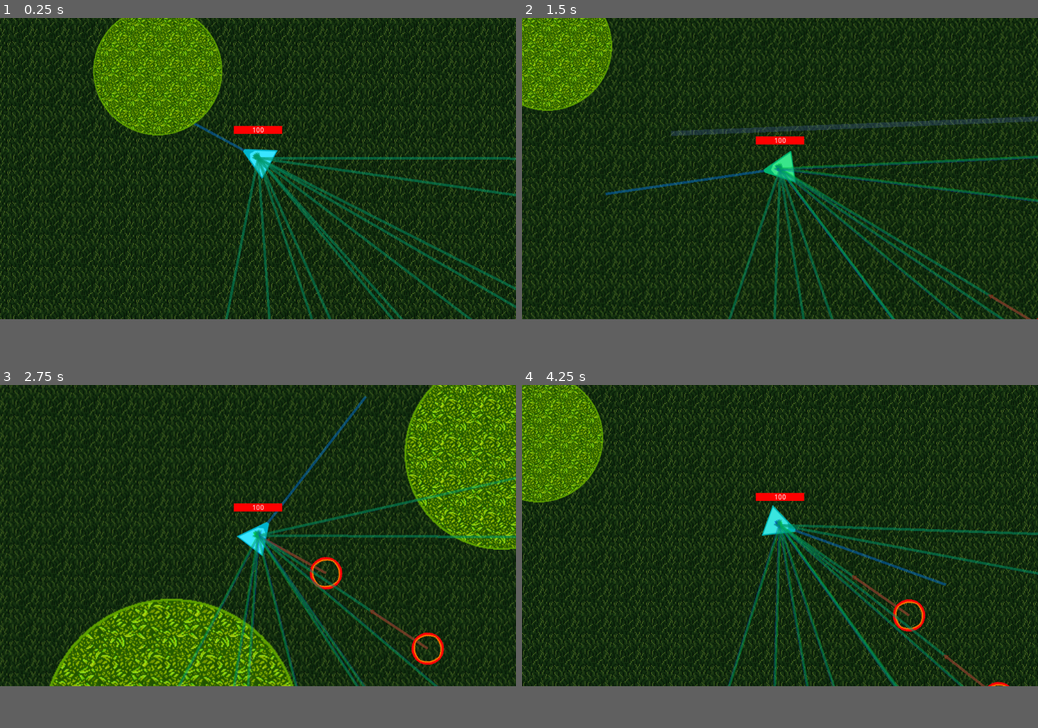
Above: before the commit, frames 1-4 (two rows, left to right).
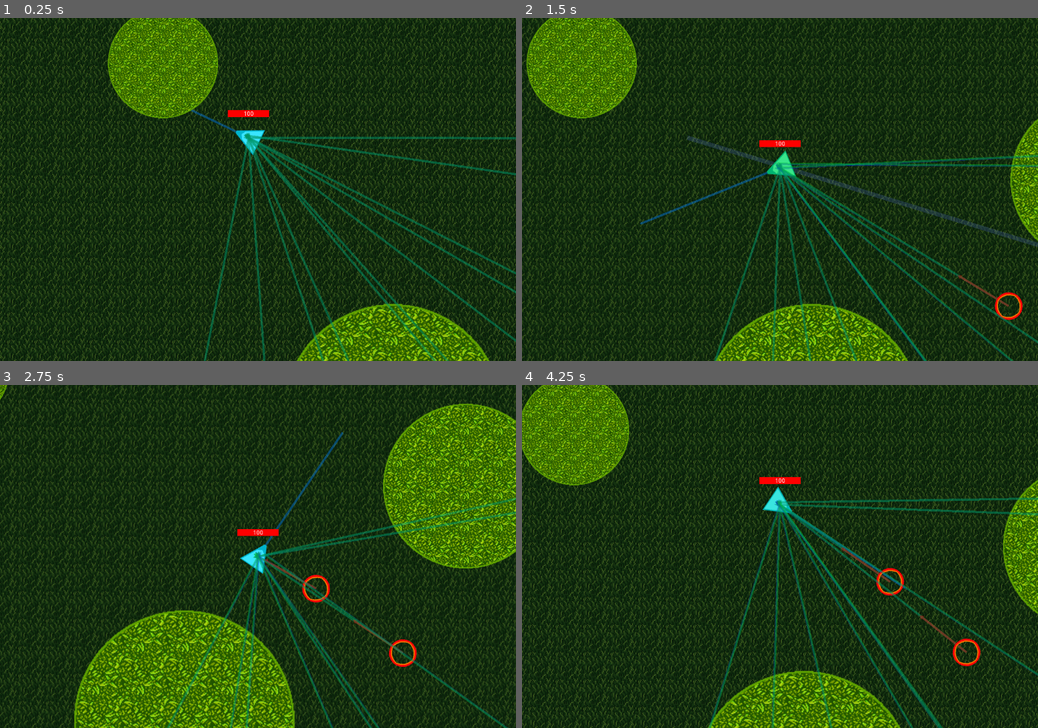
Above: after the commit, the same moments.

Repository: concernedsyndicate/AI
Game: Godot game, scene res://Scenes/MainScene.tscn
The game is run twice, just before and just after one commit, with the same random seed, the same clock (stepped at 60 frames per second) and the same inputs. Before the commit the project starts from res://MainScene.tscn.
Inputs (mouse positions are in pixels of both pictures, inside the frame that each line leads up to):
- Up to frame 1 (0.25 s): no input
- Up to frame 2 (1.5 s): tap Enter at 0.5 s; move the mouse to (893, 155) at 0.52 s; hold Right (right) 0.53-1.28 s; click (893, 155) at 0.67 s; move the mouse to (676, 182) at 1.27 s; hold S (down) from 1.28 s (still down)
- Up to frame 3 (2.75 s): move the mouse to (309, 470) at 2.02 s; release S (down) at 2.03 s; hold Right (right) from 2.03 s (still down)
- Up to frame 4 (4.25 s): move the mouse to (754, 594) at 2.77 s; release Right (right) at 2.78 s; hold Up (up) 2.78-3.53 s; click (754, 594) at 2.92 s; move the mouse to (934, 580) at 3.52 s; hold Left (left) from 3.53 s (still down)
The window is 800x468 before the commit and 800x533 after it. Grey fills any space a smaller window leaves; there, only what the larger window draws over its background counts as a difference.

The runs differ from the first frame. In frame 1, 34% of the frame differs, in the area x 0-100%, y 0-100%; in frame 2, 31%; in frame 3, 38%; in frame 4, 36%.

Commit message:
Obstacle avoidance

Diff:
--- a/MainScene.tscn
+++ b/Scenes/MainScene.tscn
@@ -70,7 +70,6 @@
 rotation_speed = 2.5
 
 [node name="Obstacles" type="Node2D" parent="."]
-editor/display_folded = true
 
 [node name="Obstacle" parent="Obstacles" instance=ExtResource( 4 )]
 position = Vector2( 379.234, 105.524 )
@@ -166,7 +165,6 @@
 radius = 16
 
 [node name="Monsters" type="Node2D" parent="."]
-editor/display_folded = true
 
 [node name="Monster" parent="Monsters" instance=ExtResource( 5 )]
 position = Vector2( 1541.11, 769.45 )
--- /dev/null
+++ b/Scenes/TestScene.tscn
@@ -0,0 +1,82 @@
+[gd_scene load_steps=10 format=2]
+
+[ext_resource path="res://Sprites/Background.png" type="Texture" id=1]
+[ext_resource path="res://Scripts/MapSettings.gd" type="Script" id=2]
+[ext_resource path="res://Nodes/Player.tscn" type="PackedScene" id=3]
+[ext_resource path="res://Nodes/Obstacle.tscn" type="PackedScene" id=4]
+[ext_resource path="res://Nodes/Monster.tscn" type="PackedScene" id=5]
+
+[sub_resource type="RectangleShape2D" id=1]
+
+custom_solver_bias = 0.0
+extents = Vector2( 1, 1 )
+
+[sub_resource type="RectangleShape2D" id=2]
+
+custom_solver_bias = 0.0
+extents = Vector2( 1, 1 )
+
+[sub_resource type="RectangleShape2D" id=3]
+
+custom_solver_bias = 0.0
+extents = Vector2( 1, 1 )
+
+[sub_resource type="RectangleShape2D" id=4]
+
+custom_solver_bias = 0.0
+extents = Vector2( 1, 1 )
+
+[node name="Game" type="Node2D"]
+
+[node name="Background" type="Sprite" parent="."]
+z_index = -4096
+texture = ExtResource( 1 )
+centered = false
+region_enabled = true
+region_rect = Rect2( 0, 0, 3000, 3000 )
+_sections_unfolded = [ "Offset", "Region", "Transform", "Z Index" ]
+
+[node name="MapBoundary" type="StaticBody2D" parent="."]
+editor/display_folded = true
+input_pickable = false
+collision_layer = 1
+collision_mask = 1
+constant_linear_velocity = Vector2( 0, 0 )
+constant_angular_velocity = 0.0
+physics_material_override = null
+script = ExtResource( 2 )
+_sections_unfolded = [ "Collision" ]
+bounds = Rect2( 0, 0, 3000, 3000 )
+
+[node name="Edge" type="CollisionShape2D" parent="MapBoundary"]
+shape = SubResource( 1 )
+_sections_unfolded = [ "shape" ]
+
+[node name="Edge2" type="CollisionShape2D" parent="MapBoundary"]
+shape = SubResource( 2 )
+_sections_unfolded = [ "shape" ]
+
+[node name="Edge3" type="CollisionShape2D" parent="MapBoundary"]
+shape = SubResource( 3 )
+_sections_unfolded = [ "shape" ]
+
+[node name="Edge4" type="CollisionShape2D" parent="MapBoundary"]
+shape = SubResource( 4 )
+_sections_unfolded = [ "shape" ]
+
+[node name="Player" parent="." instance=ExtResource( 3 )]
+position = Vector2( 578, 279 )
+speed = 350
+rotation_speed = 2.5
+
+[node name="Obstacles" type="Node2D" parent="."]
+
+[node name="Obstacle" parent="Obstacles" instance=ExtResource( 4 )]
+position = Vector2( 1066.34, 507.801 )
+_sections_unfolded = [ "Collision", "Material" ]
+
+[node name="Monsters" type="Node2D" parent="."]
+
+[node name="Monster" parent="Monsters" instance=ExtResource( 5 )]
+position = Vector2( 1541.11, 769.45 )
+_sections_unfolded = [ "Collision", "Transform" ]
--- a/Scripts/Monster.gd
+++ b/Scripts/Monster.gd
@@ -9,7 +9,6 @@
 var to_target = Vector2(0,0)
 var to_target_heading = Vector2(0,0)
 var is_damaging = -100
-var min_detection_box_length = 400
 var radius = 32 #
 
 func _ready():
@@ -42,8 +41,6 @@
 	return desired_velocity - velocity
 
 func flee(target_position):
-	# only flee if the target is within 'panic distance'. Work in distance
-	# squared space.
 	var panic_distance_sq = 300.0 * 300.0;
 	if vec_to_distance_sq(self.position, target_position) > panic_distance_sq:
 		return Vector2(0,0)
@@ -55,97 +52,68 @@
 func arrive(target_position, deceleration):
 	var dist = to_target.length()
 	if dist > 0:
-		#because Deceleration is enumerated as an int, this value is required
-		#to provide fine tweaking of the deceleration.
 		var deceleration_tweaker = 0.3
-		#calculate the speed required to reach the target given the desired deceleration
 		var speed = dist / deceleration * deceleration_tweaker
-		#make sure the velocity does not exceed the max
+
 		speed = clamp(speed, 0, max_speed)
-		#from here proceed just like Seek except we don't need to normalize the to_target vector
-		#because we have already gone to the trouble of calculating its length: dist.
 		desired_velocity = to_target * speed / dist
+
 		return desired_velocity - velocity
 	return Vector2(0,0)
 
 func pursuit(target_position):
-#if the evader is ahead and facing the agent then we can just seek for the evader's current position.
 	var relative_heading = velocity.dot(target.velocity)
-	if to_target.dot(velocity) > 0 and relative_heading < -0.95: #acos(0.95)=18 degs
-		return seek(target_position)
-	#Not considered ahead so we predict where the evader will be.
-	#the look-ahead time is proportional to the distance between the evader
-	#and the pursuer; and is inversely proportional to the sum of the
-	#agents' velocities
+
+	if to_target.dot(velocity) > 0 and relative_heading < -0.95: return seek(target_position)
+
 	var look_ahead_time = to_target.length() / (max_speed + target.speed)
-	#now seek to the predicted future position of the evader
 	return seek(target_position + target.velocity * look_ahead_time)
 
-func obstacle_avoidance(obstacles): #przy wywolaniu get_tree().get_nodes_in_group("obstacles")
+const MIN_DETECTION_BOX_LENGTH = 200
+const BRAKING_WEIGHT = 0.2
 
-	#length ~ velocity, min = 400
-	var detection_box_length = min_detection_box_length + (speed/max_speed) * min_detection_box_length
+var avoided
 
+func obstacle_avoidance(obstacles):
+	var detection_box_length = MIN_DETECTION_BOX_LENGTH + (speed/max_speed) * MIN_DETECTION_BOX_LENGTH
 
-	#tag all obstacles within range of the box for processing -
-#	m_pVehicle->World()->TagObstaclesWithinViewRange(m_pVehicle, detection_box_length)
-
-	#for keeping track of the closest intersecting obstacle (CIB)
+	var dist_to_closest_ip = INF
 	var closest_intersecting_obstacle
-
-	#for tracking the distance to CIB
-	var dist_to_closest_ip = 99999999999999999999999999999999999999.0 # jak w godocie jest maxvalue?
-
-	#for recording transformed local coordinates of the CIB
 	var local_pos_of_closest_obstacle = Vector2()
 
 	for obstacle in obstacles:
-		#proceed if obstacle tagged within range
-		if (obstacle.global_position - global_position).length_squared() < detection_box_length:
-			#calculate this obstacle's position in local space
-			#var LocalPos = Vector2(PointToLocalSpace(obstacle.position, velocity, m_pVehicle->Side(), m_pVehicle->Pos()))
-			#po co tej funkcji z ksiazki bylo side i vel?
-			var local_pos = obstacle.global_position - global_position
-			#if local_pos has a negative x value then it lays behind agent (and can be ignored)
-			if (local_pos.x >= 0):
-				#potential intersection if dist. from x axis to obj_pos < its radius + half width of detection box
+		if (obstacle.global_position - global_position).length_squared() < detection_box_length * detection_box_length:
+			var local_pos = (obstacle.global_position - global_position).rotated(-rotation)
+
+			if local_pos.x >= 0:
 				var expanded_radius = obstacle.radius + radius
-				if (abs(local_pos.y) < expanded_radius):
-					#Line/circle intersection test. Center of circle = (cX, cY).
-					#intersection points given by the formula x = cX +/-sqrt(r^2-cY^2) for y=0.
-					#only need to look at the smallest positive value of x bec that will be the closest point of intersection.
+
+				if abs(local_pos.y) < expanded_radius:
 					var cX = local_pos.x
 					var cY = local_pos.y
-					#only need to calculate the sqrt part of the above equation once
 					var sqrt_part = sqrt(expanded_radius*expanded_radius - cY*cY)
 
 					var ip = cX - sqrt_part
-					if (ip <= 0):
-						ip = cX + sqrt_part
-					#test to see if this is the closest so far. If it is, keep a
-					#record of the obstacle and its local coordinates
-					if (ip < dist_to_closest_ip):
+					if ip <= 0: ip = cX + sqrt_part
+
+					if ip < dist_to_closest_ip:
 						dist_to_closest_ip = ip
 						closest_intersecting_obstacle = obstacle
 						local_pos_of_closest_obstacle = local_pos
 
-	#if intersecting obstacle found, calculate a steering force away from it
 	var steering_force = Vector2()
-	if(closest_intersecting_obstacle):
-		#the closer the agent is to an object, the stronger the steering force should be
+	if closest_intersecting_obstacle:
 		var multiplier = 1.0 + (detection_box_length - local_pos_of_closest_obstacle.x) / detection_box_length
-		#calculate the lateral force
+		steering_force.y = (closest_intersecting_obstacle.radius - local_pos_of_closest_obstacle.y) * multiplier
+		steering_force.x = (closest_intersecting_obstacle.radius - local_pos_of_closest_obstacle.x) * BRAKING_WEIGHT
 
-		steering_force.y = (closest_intersecting_obstacle.radius - local_pos_of_closest_obstacle.y) * multiplier
-		#apply a braking force ~ to obstacle’s distance from the vehicle
+		avoided = true #powoduje mniejsze skakanie obrotu, ale tak meh
+	elif !avoided:
+		return pursuit(target.position)
+	else:
+		avoided = false
 
-		var braking_weight = 0.2
-		steering_force.x = (closest_intersecting_obstacle.radius - local_pos_of_closest_obstacle.x) * braking_weight
-	else:
-		return pursuit(target.position)
-	#finally, convert the steering vector from local to world space
-#	return VectorToWorldSpace(SteeringForce, m_pVehicle->Heading(), m_pVehicle->Side())
-	return steering_force + global_position
+	return steering_force.rotated(rotation)
 
 func _draw():
 	draw_set_transform(Vector2(), -rotation, Vector2(1, 1))
--- a/Scripts/Player.gd
+++ b/Scripts/Player.gd
@@ -40,7 +40,7 @@
 	$UI/Health/Bar.value = h
 
 	if health <= 0:
-		get_tree().change_scene("res://GameOver.tscn")
+		get_tree().change_scene("res://Scenes/GameOver.tscn")
 
 func _input(event):
 	if cooldown <= 0 and event is InputEventMouseButton and event.pressed and event.button_index == BUTTON_LEFT:
--- a/project.godot
+++ b/project.godot
@@ -16,7 +16,7 @@
 [application]
 
 config/name="AIaiaiai"
-run/main_scene="res://MainScene.tscn"
+run/main_scene="res://Scenes/MainScene.tscn"
 config/icon="res://icon.png"
 
 [debug]
@@ -25,6 +25,9 @@
 
 [display]
 
+window/size/width=1200
+window/size/height=800
+window/size/resizable=false
 window/dpi/allow_hidpi=true
 
 [input]
Renamed: GameOver.tscn -> Scenes/GameOver.tscn
